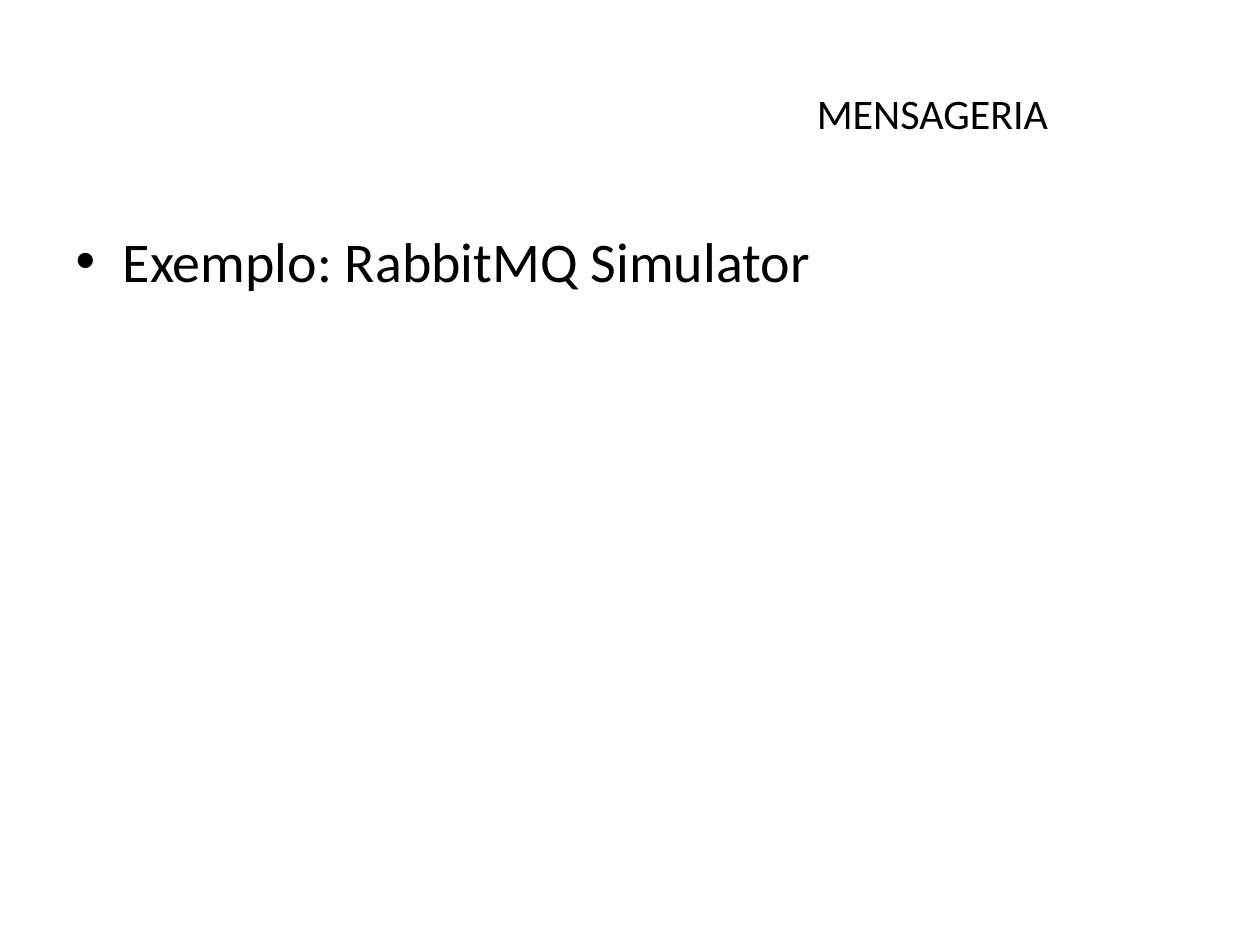
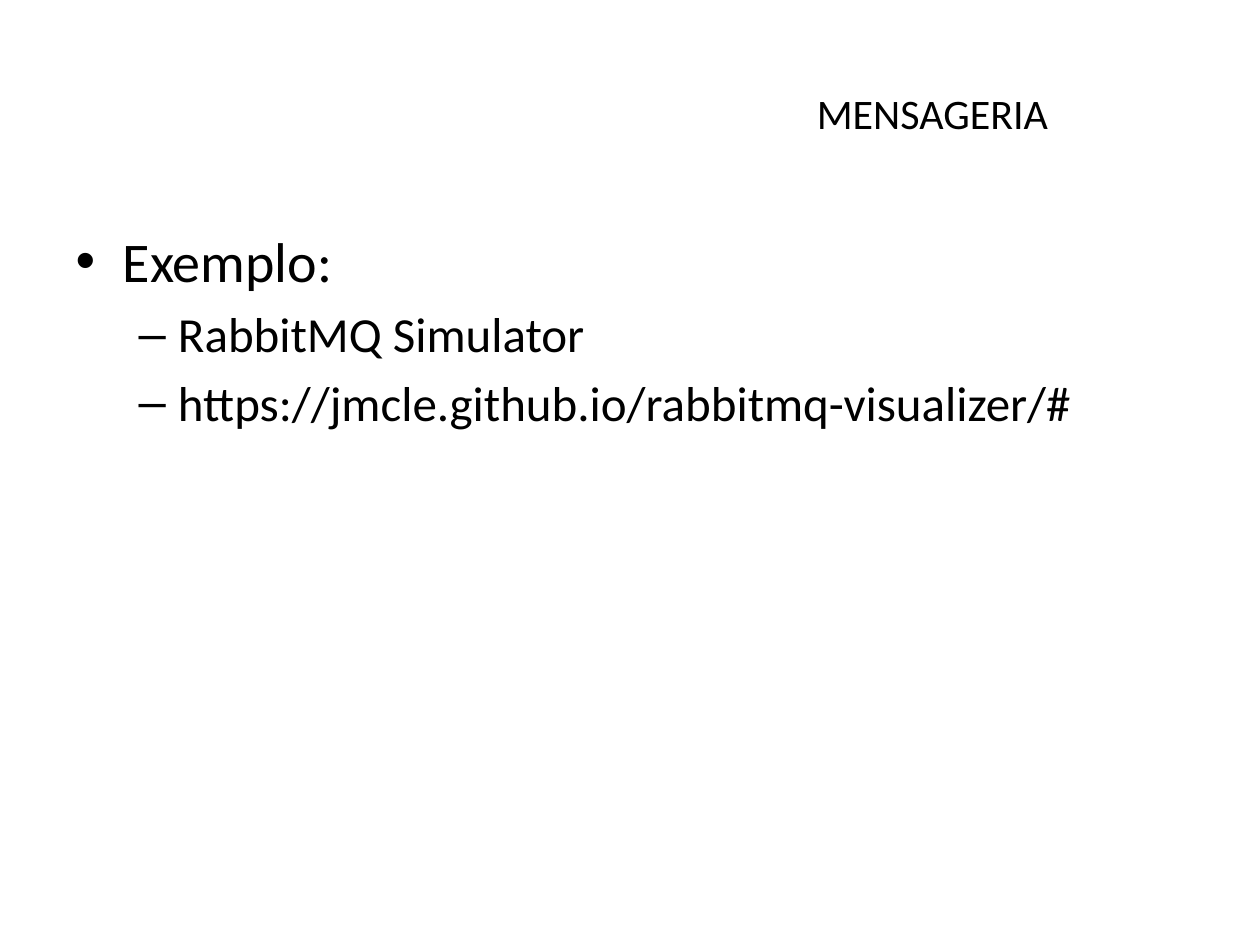
Before and after one commit to alexfdealmeida/alfa-eaes-servicos, a slide deck: slide 31 of slides/Arquitetura Orientada a Serviços.pptx. Drawn at 1260x945 pixels with LibreOffice and Linux fonts; fonts in the diff are those of the drawing; background and template pictures are left out. Boxes give left, top, right and bottom in pixels: in the first picture for what was removed or moved away, otherwise in the second. Text is boxed around its words. In the diff, an @@ line names an element or a change of style, - is before the commit and + after.

```diff
--- a/slides/Arquitetura Orientada a Serviços.pptx
+++ b/slides/Arquitetura Orientada a Serviços.pptx
@@ text at box(123, 243, 1071, 430): text changed; size 32 to 28 pt @@
-• Exemplo: RabbitMQ Simulator
+• Exemplo:
+  – RabbitMQ Simulator
+  – https://jmcle.github.io/rabbitmq-visualizer/#
```
Also in this commit, not shown: 1 other slide changed.
